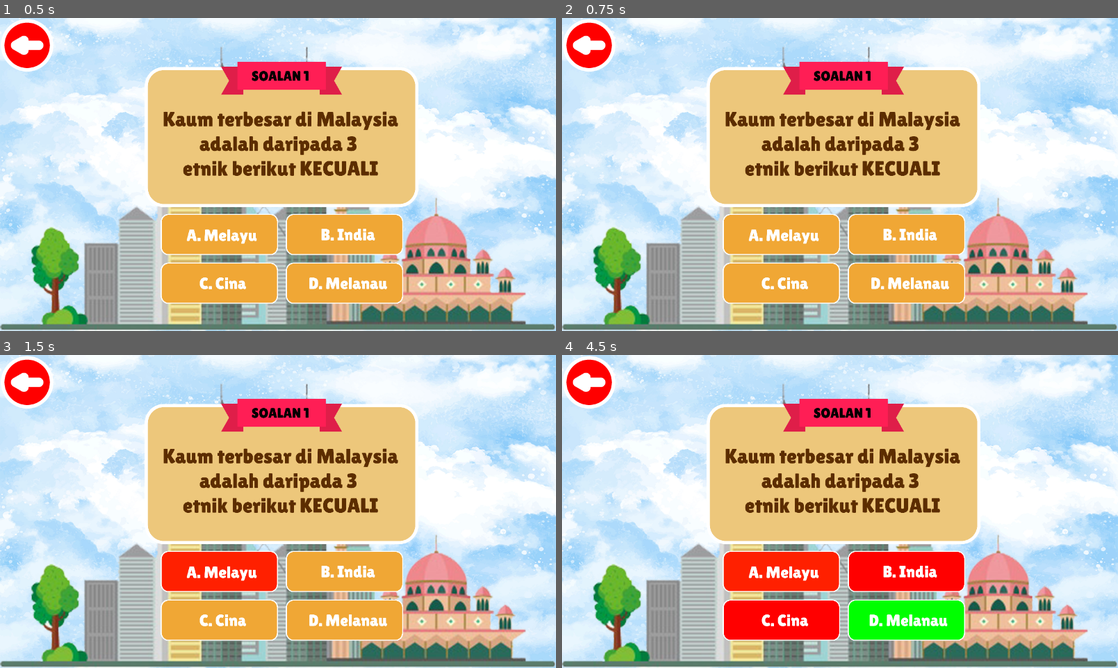
Above: before the commit, frames 1-4 (two rows, left to right).
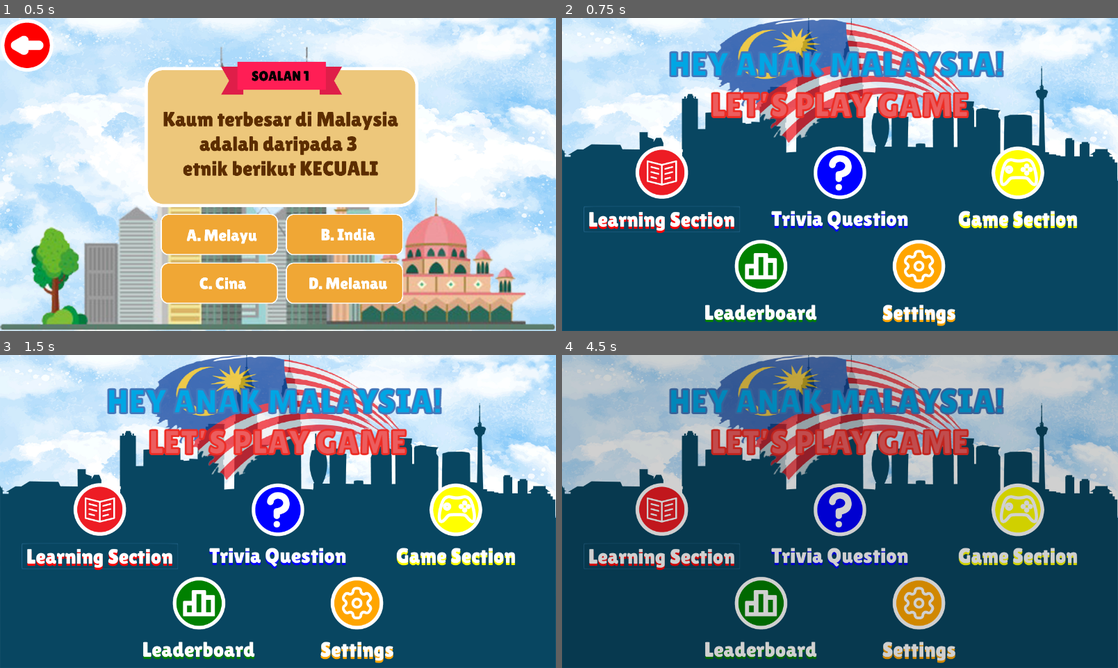
Above: after the commit, the same moments.

Repository: ihsan-akif/HAM-LPG
Game: Godot game, scene res://trivia_question/TriviaQuestions.tscn
Two runs of this game, one before a commit and one after it. Both use one fixed random seed, a clock stepped at 60 frames per second and the inputs below. This scene is started directly instead of the project's main scene. Video files are missing from this copy of the repository; at most half a second of black plays in their place.
Inputs (mouse positions are in pixels of both pictures, inside the frame that each line leads up to):
- Up to frame 1 (0.5 s): no input
- Up to frame 2 (0.75 s): click (589, 46) at 0.52 s
- Up to frame 3 (1.5 s): click (216, 570) at 1.27 s
- Up to frame 4 (4.5 s): click (906, 570) at 2.02 s; click (778, 621) at 2.77 s; click (906, 621) at 3.52 s; click (662, 555) at 4.25 s, where only the run after the commit has a clickable "Learning Section"

Frame 1 is identical in both runs. In frame 2, 79% of the frame differs, in the area x 0-100%, y 0-100%; in frame 3, 79%; in frame 4, 100%.

Commit message:
TQ Completed

Diff:
--- /dev/null
+++ b/global.gd
@@ -0,0 +1,4 @@
+	extends Node
+
+
+var highScoreTQ : int = 100
--- a/project.godot
+++ b/project.godot
@@ -19,6 +19,10 @@
 run/main_scene="res://main_menu/MainMenu.tscn"
 config/icon="res://icon.png"
 
+[autoload]
+
+global="*res://global.gd"
+
 [display]
 
 window/size/width=1280
--- a/trivia_question/Questions.gd
+++ b/trivia_question/Questions.gd
@@ -1,8 +1,4 @@
 extends Control
-
-var highScore : int = 100
-var score : int = 0
-var congratulation_screen = preload("res://trivia_question/TQCongratulationScreen.tscn").instance()
 
 
 # Called when the node enters the scene tree for the first time.
@@ -16,20 +12,20 @@
 
 func _on_AnswerA1Btn_pressed():
 	get_node("Question1/AnswerA1Btn").disabled = true
-	highScore -= 5
-	print(highScore)
+	global.highScoreTQ -= 5
+	print(global.highScoreTQ)
 
 
 func _on_AnswerB1Btn_pressed():
 	get_node("Question1/AnswerB1Btn").disabled = true
-	highScore -= 5
-	print(highScore)
+	global.highScoreTQ -= 5
+	print(global.highScoreTQ)
 
 
 func _on_AnswerC1Btn_pressed():
 	get_node("Question1/AnswerC1Btn").disabled = true
-	highScore -= 5
-	print(highScore)
+	global.highScoreTQ -= 5
+	print(global.highScoreTQ)
 
 
 func _on_AnswerD1Btn_pressed():
@@ -37,7 +33,7 @@
 	get_node("Question1/AnswerB1Btn").disabled = true
 	get_node("Question1/AnswerC1Btn").disabled = true
 	get_node("Question1/AnswerD1Btn").disabled = true
-	print(highScore)
+	print(global.highScoreTQ)
 	yield(get_tree().create_timer(2.0), "timeout")
 	get_node("Question1").hide()
 	get_node("Question2").show()
@@ -46,8 +42,8 @@
 
 func _on_AnswerA2Btn_pressed():
 	get_node("Question2/AnswerA2Btn").disabled = true
-	highScore -= 5
-	print(highScore)
+	global.highScoreTQ -= 5
+	print(global.highScoreTQ)
 
 
 func _on_AnswerB2Btn_pressed():
@@ -55,33 +51,33 @@
 	get_node("Question2/AnswerB2Btn").disabled = true
 	get_node("Question2/AnswerC2Btn").disabled = true
 	get_node("Question2/AnswerD2Btn").disabled = true
-	print(highScore)
+	print(global.highScoreTQ)
 	yield(get_tree().create_timer(2.0), "timeout")
 	get_node("Question2").hide()
 	get_node("Question3").show()
 
 func _on_AnswerC2Btn_pressed():
 	get_node("Question2/AnswerC2Btn").disabled = true
-	highScore -= 5
-	print(highScore)
+	global.highScoreTQ -= 5
+	print(global.highScoreTQ)
 
 
 func _on_AnswerD2Btn_pressed():
 	get_node("Question2/AnswerD2Btn").disabled = true
-	highScore -= 5
-	print(highScore)
+	global.highScoreTQ -= 5
+	print(global.highScoreTQ)
 
 
 func _on_AnswerA3Btn_pressed():
 	get_node("Question3/AnswerA3Btn").disabled = true
-	highScore -= 5
-	print(highScore)
+	global.highScoreTQ -= 5
+	print(global.highScoreTQ)
 
 
 func _on_AnswerB3Btn_pressed():
 	get_node("Question3/AnswerB3Btn").disabled = true
-	highScore -= 5
-	print(highScore)
+	global.highScoreTQ -= 5
+	print(global.highScoreTQ)
 
 
 func _on_AnswerC3Btn_pressed():
@@ -89,7 +85,7 @@
 	get_node("Question3/AnswerB3Btn").disabled = true
 	get_node("Question3/AnswerC3Btn").disabled = true
 	get_node("Question3/AnswerD3Btn").disabled = true
-	print(highScore)
+	print(global.highScoreTQ)
 	yield(get_tree().create_timer(2.0), "timeout")
 	get_node("Question3").hide()
 	get_node("Question4").show()
@@ -97,26 +93,26 @@
 
 func _on_AnswerD3Btn_pressed():
 	get_node("Question3/AnswerD3Btn").disabled = true
-	highScore -= 5
-	print(highScore)
+	global.highScoreTQ -= 5
+	print(global.highScoreTQ)
 
 
 func _on_AnswerA4Btn_pressed():
 	get_node("Question4/AnswerA4Btn").disabled = true
-	highScore -= 5
-	print(highScore)
+	global.highScoreTQ -= 5
+	print(global.highScoreTQ)
 
 
 func _on_AnswerB4Btn_pressed():
 	get_node("Question4/AnswerB4Btn").disabled = true
-	highScore -= 5
-	print(highScore)
+	global.highScoreTQ -= 5
+	print(global.highScoreTQ)
 
 
 func _on_AnswerC4Btn_pressed():
 	get_node("Question4/AnswerC4Btn").disabled = true
-	highScore -= 5
-	print(highScore)
+	global.highScoreTQ -= 5
+	print(global.highScoreTQ)
 
 
 func _on_AnswerD4Btn_pressed():
@@ -124,7 +120,7 @@
 	get_node("Question4/AnswerB4Btn").disabled = true
 	get_node("Question4/AnswerC4Btn").disabled = true
 	get_node("Question4/AnswerD4Btn").disabled = true
-	print(highScore)
+	print(global.highScoreTQ)
 	yield(get_tree().create_timer(2.0), "timeout")
 	get_node("Question4").hide()
 	get_node("Question5").show()
@@ -135,25 +131,30 @@
 	get_node("Question5/AnswerB5Btn").disabled = true
 	get_node("Question5/AnswerC5Btn").disabled = true
 	get_node("Question5/AnswerD5Btn").disabled = true
-	print(highScore)
+	print(global.highScoreTQ)
 	yield(get_tree().create_timer(2.0), "timeout")
 	get_node("Question5").hide()
 	# Next question show
-	get_tree().get_root().add_child(congratulation_screen)
+	get_tree().change_scene("res://trivia_question/TQCongratulationScreen.tscn")
 
 
 func _on_AnswerB5Btn_pressed():
 	get_node("Question5/AnswerB5Btn").disabled = true
-	highScore -= 5
-	print(highScore)
+	global.highScoreTQ -= 5
+	print(global.highScoreTQ)
 
 func _on_AnswerC5Btn_pressed():
 	get_node("Question5/AnswerC5Btn").disabled = true
-	highScore -= 5
-	print(highScore)
+	global.highScoreTQ -= 5
+	print(global.highScoreTQ)
 
 
 func _on_AnswerD5Btn_pressed():
 	get_node("Question5/AnswerD5Btn").disabled = true
-	highScore -= 5
-	print(highScore)
+	global.highScoreTQ -= 5
+	print(global.highScoreTQ)
+
+
+func _on_BackBtn_pressed():
+	global.highScoreTQ = 100
+	get_tree().change_scene("res://main_menu/MainMenu.tscn")
--- a/trivia_question/Questions.tscn
+++ b/trivia_question/Questions.tscn
@@ -66,6 +66,7 @@
 [ext_resource path="res://trivia_question/Questions/Question 5/JawapanCSalah.png" type="Texture" id=64]
 [ext_resource path="res://trivia_question/Questions/Question 5/JawapanB.png" type="Texture" id=65]
 [ext_resource path="res://trivia_question/Questions/Question 5/JawapanC.png" type="Texture" id=66]
+[ext_resource path="res://Assets/Buttons/BackBtn.png" type="Texture" id=67]
 
 [node name="Questions" type="Control"]
 anchor_right = 1.0
@@ -383,6 +384,14 @@
 texture_normal = ExtResource( 58 )
 texture_hover = ExtResource( 57 )
 texture_disabled = ExtResource( 62 )
+
+[node name="BackBtn" type="TextureButton" parent="."]
+margin_right = 40.0
+margin_bottom = 40.0
+texture_normal = ExtResource( 67 )
+__meta__ = {
+"_edit_use_anchors_": false
+}
 [connection signal="pressed" from="Question1/AnswerA1Btn" to="." method="_on_AnswerA1Btn_pressed"]
 [connection signal="pressed" from="Question1/AnswerB1Btn" to="." method="_on_AnswerB1Btn_pressed"]
 [connection signal="pressed" from="Question1/AnswerC1Btn" to="." method="_on_AnswerC1Btn_pressed"]
@@ -403,3 +412,4 @@
 [connection signal="pressed" from="Question5/AnswerB5Btn" to="." method="_on_AnswerB5Btn_pressed"]
 [connection signal="pressed" from="Question5/AnswerC5Btn" to="." method="_on_AnswerC5Btn_pressed"]
 [connection signal="pressed" from="Question5/AnswerD5Btn" to="." method="_on_AnswerD5Btn_pressed"]
+[connection signal="pressed" from="BackBtn" to="." method="_on_BackBtn_pressed"]
--- /dev/null
+++ b/trivia_question/TQCongratulationScreen.gd
@@ -0,0 +1,7 @@
+extends Control
+
+
+# Called when the node enters the scene tree for the first time.
+func _ready():
+	print(global.highScoreTQ)
+	get_node("Score").text = str("Markah Anda: ", global.highScoreTQ)
--- a/trivia_question/TQCongratulationScreen.tscn
+++ b/trivia_question/TQCongratulationScreen.tscn
@@ -1,8 +1,89 @@
-[gd_scene format=2]
+[gd_scene load_steps=5 format=2]
+
+[ext_resource path="res://trivia_question/TQCongratulationScreen.gd" type="Script" id=1]
+[ext_resource path="res://main_menu/fonts/lilita_one_48.tres" type="DynamicFont" id=2]
+[ext_resource path="res://Assets/Images/Background/Background 1.png" type="Texture" id=3]
+[ext_resource path="res://trivia_question/Tahniah.png" type="Texture" id=4]
 
 [node name="TQCongratulationScreen" type="Control"]
 anchor_right = 1.0
 anchor_bottom = 1.0
+script = ExtResource( 1 )
 __meta__ = {
 "_edit_use_anchors_": false
 }
+
+[node name="Background" type="TextureRect" parent="."]
+anchor_right = 1.0
+anchor_bottom = 1.0
+texture = ExtResource( 3 )
+
+[node name="Banner" type="TextureRect" parent="."]
+anchor_left = 0.495
+anchor_top = 0.21
+anchor_right = 0.495
+anchor_bottom = 0.21
+margin_left = -476.876
+margin_top = -114.055
+margin_right = 159.124
+margin_bottom = 37.9451
+rect_scale = Vector2( 1.5, 1.5 )
+texture = ExtResource( 4 )
+__meta__ = {
+"_edit_use_anchors_": false
+}
+
+[node name="Score" type="Label" parent="."]
+anchor_left = 0.5
+anchor_top = 0.476
+anchor_right = 0.5
+anchor_bottom = 0.476
+margin_left = -191.5
+margin_top = -27.72
+margin_right = 191.5
+margin_bottom = 28.28
+custom_fonts/font = ExtResource( 2 )
+custom_colors/font_color = Color( 0, 0, 0, 1 )
+text = "Markah Anda: 100"
+
+[node name="EnterName" type="Label" parent="."]
+anchor_left = 0.5
+anchor_top = 0.5
+anchor_right = 0.5
+anchor_bottom = 0.5
+margin_left = -232.0
+margin_top = 42.0
+margin_right = 232.0
+margin_bottom = 98.0
+custom_fonts/font = ExtResource( 2 )
+custom_colors/font_color = Color( 0, 0, 0, 1 )
+text = "Masukkan Nama Anda"
+__meta__ = {
+"_edit_use_anchors_": false
+}
+
+[node name="Name" type="TextEdit" parent="."]
+anchor_left = 0.5
+anchor_top = 0.5
+anchor_right = 0.5
+anchor_bottom = 0.5
+margin_left = -185.0
+margin_top = 122.0
+margin_right = 176.0
+margin_bottom = 197.0
+custom_fonts/font = ExtResource( 2 )
+__meta__ = {
+"_edit_use_anchors_": false
+}
+
+[node name="SendBtn" type="Button" parent="."]
+anchor_left = 0.5
+anchor_top = 0.5
+anchor_right = 0.5
+anchor_bottom = 0.5
+margin_left = -182.0
+margin_top = 215.0
+margin_right = 177.0
+margin_bottom = 277.0
+custom_fonts/font = ExtResource( 2 )
+text = "Hantar"
--- a/trivia_question/TriviaQuestions.gd
+++ b/trivia_question/TriviaQuestions.gd
@@ -6,10 +6,6 @@
 	add_child(question)
 
 
-func _process(delta: float) -> void:
-	pass
-
-
 # Create a node
 func create_instance(add):
 	var scene = load(add)
--- a/trivia_question/TriviaQuestions.tscn
+++ b/trivia_question/TriviaQuestions.tscn
@@ -1,7 +1,6 @@
-[gd_scene load_steps=4 format=2]
+[gd_scene load_steps=3 format=2]
 
 [ext_resource path="res://trivia_question/TriviaQuestions.gd" type="Script" id=1]
-[ext_resource path="res://Assets/Buttons/BackBtn.png" type="Texture" id=2]
 [ext_resource path="res://Assets/Images/Background/Background 1.png" type="Texture" id=3]
 
 [node name="Quiz" type="Control"]
@@ -12,15 +11,10 @@
 "_edit_use_anchors_": false
 }
 
-[node name="TextureRect" type="TextureRect" parent="."]
+[node name="Background" type="TextureRect" parent="."]
 anchor_right = 1.0
 anchor_bottom = 1.0
 texture = ExtResource( 3 )
 __meta__ = {
 "_edit_use_anchors_": false
 }
-
-[node name="TextureButton" type="TextureButton" parent="."]
-margin_right = 125.0
-margin_bottom = 126.0
-texture_normal = ExtResource( 2 )
Not shown: 1 places in trivia_question/Questions.tscn that only renumber resources
